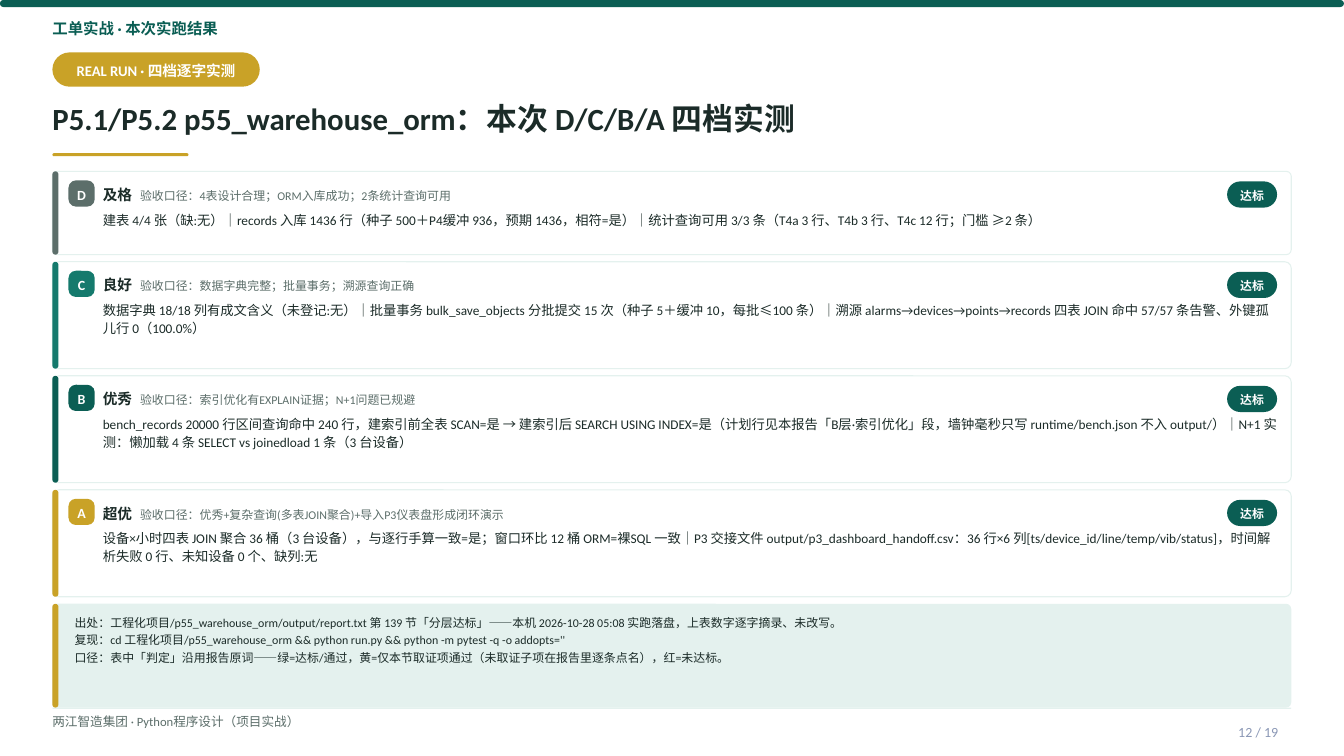
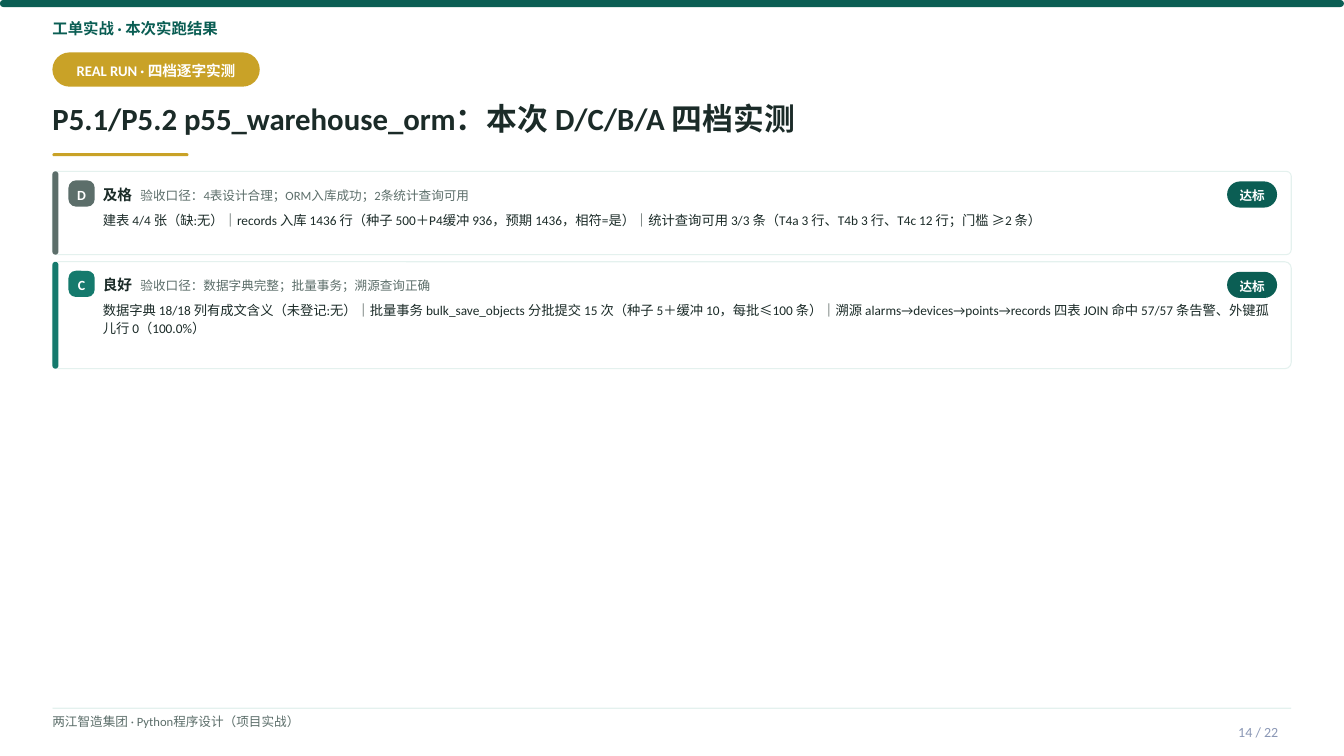
Before and after one commit to tianqiongenze/ai-course-teaching-resources, a slide deck: slide 14 of 03-Python程序设计-项目实战/V2授课PPT/W07-第14次课-不写SQL也能操作数据库.pptx (slide 12 before the commit). Drawn at 1344x756 pixels with LibreOffice and Linux fonts; fonts in the diff are those of the drawing. Boxes give left, top, right and bottom in pixels: in the first picture for what was removed or moved away, otherwise in the second. Text is boxed around its words. In the diff, an @@ line names an element or a change of style, - is before the commit and + after.

Commit message:
feat(101): 100号报告P1/P2/P3优化方案全量执行
- P1-1: 32个精简deck注入知识速览卡+下次课预告(+64页, 逐字摘自同周完整deck)
- P1-2: 01课8个deck补重难点导航(+16页)
- P1-3: 9个高负荷页拆分(动态切点v2, 档位完整性断言0异常)
- P2: 正文<9pt升9pt(663 run, 0回退) + 冗余后缀裁剪
- P3: gate101五道门禁上线(语法/重症溢出/高负荷/乱码/check99), 终态全绿

```diff
--- a/03-Python程序设计-项目实战/V2授课PPT/W07-第14次课-不写SQL也能操作数据库.pptx
+++ b/03-Python程序设计-项目实战/V2授课PPT/W07-第14次课-不写SQL也能操作数据库.pptx
@@ size 8.5 to 9 pt in 4 elements at bbox=[103, 187, 469, 202], bbox=[1240, 189, 1265, 201], bbox=[103, 277, 430, 292], bbox=[1240, 280, 1265, 292] @@
@@ rounded rectangle removed at bbox=[52, 376, 1292, 483] @@
@@ rounded rectangle removed at bbox=[52, 376, 58, 483] @@
@@ rounded rectangle removed at bbox=[69, 385, 95, 411] @@
@@ rounded rectangle removed at bbox=[1227, 386, 1277, 412] @@
@@ text removed at bbox=[78, 395, 86, 404] @@
-B
@@ text removed at bbox=[103, 391, 415, 406] @@
-优秀 验收口径：索引优化有EXPLAIN证据；N+1问题已规避
@@ text removed at bbox=[103, 418, 1277, 450] @@
-bench_records 20000 行区间查询命中 240 行，建索引前全表 SCAN=是 → 建索引后 SEARCH USING INDEX=是（计划行见本报告「B层·索引优化」段，墙钟毫秒只写 runtime/bench.json 不入 output/）｜N+1 实测：懒加载 4 条 SELECT vs joinedload 1 条（3 台设备）
@@ text removed at bbox=[1240, 394, 1264, 405] @@
-达标
@@ rounded rectangle removed at bbox=[52, 490, 1292, 597] @@
@@ rounded rectangle removed at bbox=[52, 490, 58, 597] @@
@@ rounded rectangle removed at bbox=[69, 499, 95, 525] @@
@@ text removed at bbox=[77, 509, 85, 518] @@
-A
@@ text removed at bbox=[103, 504, 504, 523] @@
-超优 验收口径：优秀+复杂查询(多表JOIN聚合)+导入P3仪表盘形成闭环演示
@@ rounded rectangle removed at bbox=[1227, 500, 1277, 526] @@
@@ text removed at bbox=[1240, 508, 1264, 519] @@
-达标
@@ text removed at bbox=[103, 531, 1270, 562] @@
-设备×小时四表 JOIN 聚合 36 桶（3 台设备），与逐行手算一致=是；窗口环比 12 桶 ORM=裸SQL 一致｜P3 交接文件 output/p3_dashboard_handoff.csv：36 行×6 列[ts/device_id/line/temp/vib/status]，时间解析失败 0 行、未知设备 0 个、缺列:无
@@ rounded rectangle removed at bbox=[52, 604, 1292, 708] @@
@@ rounded rectangle removed at bbox=[52, 604, 58, 708] @@
@@ text removed at bbox=[75, 617, 842, 663] @@
-出处：工程化项目/p55_warehouse_orm/output/report.txt 第 139 节「分层达标」——本机 2026-10-28 05:08 实跑落盘，上表数字逐字摘录、未改写。
-复现：cd 工程化项目/p55_warehouse_orm && python run.py && python -m pytest -q -o addopts=''
-口径：表中「判定」沿用报告原词——绿=达标/通过，黄=仅本节取证项通过（未取证子项在报告里逐条点名），红=未达标。
@@ text at bbox=[1238, 728, 1278, 737]: text changed @@
-12 / 19
+14 / 22
```
Also in this commit, not shown: 12 other slides changed, 3 slides added, 48 other files.
